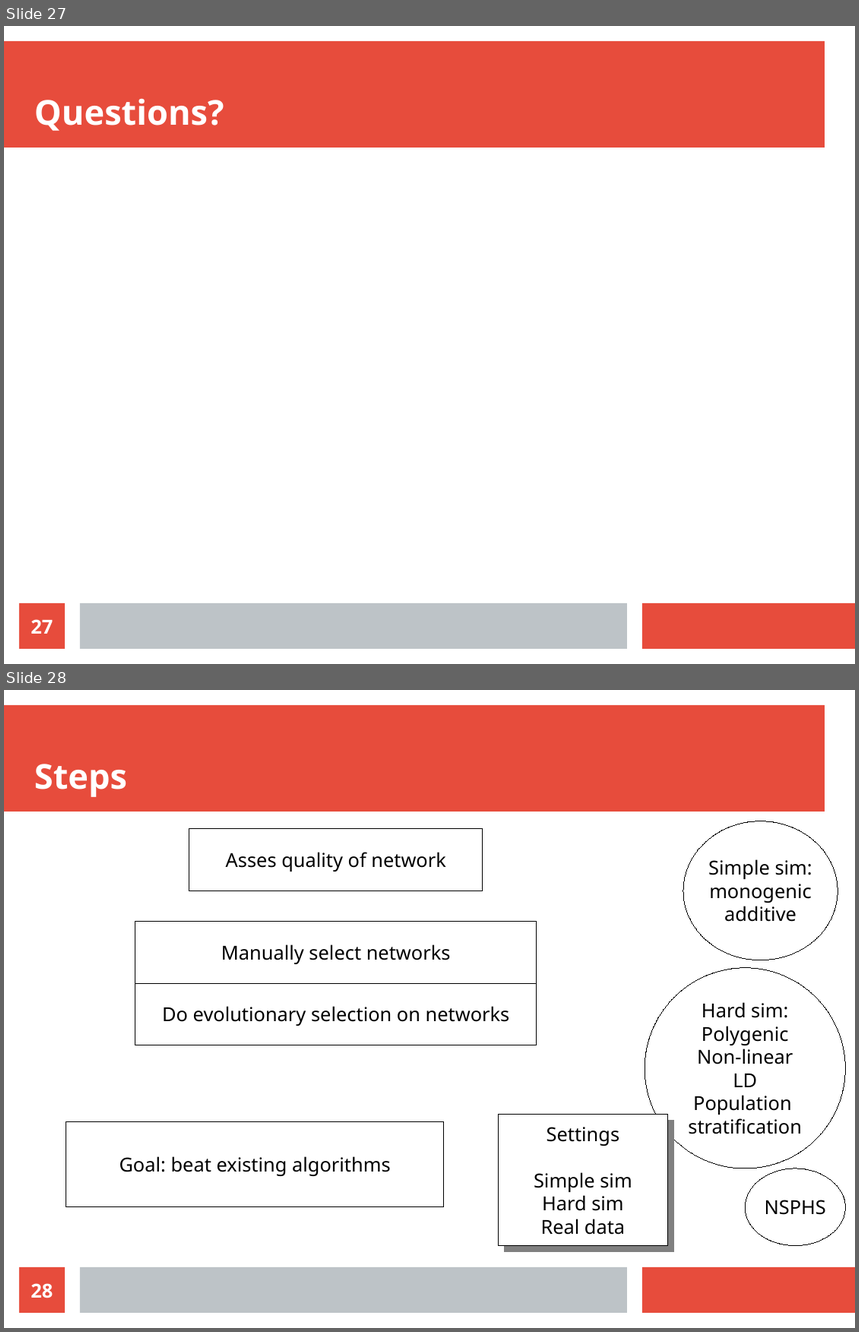
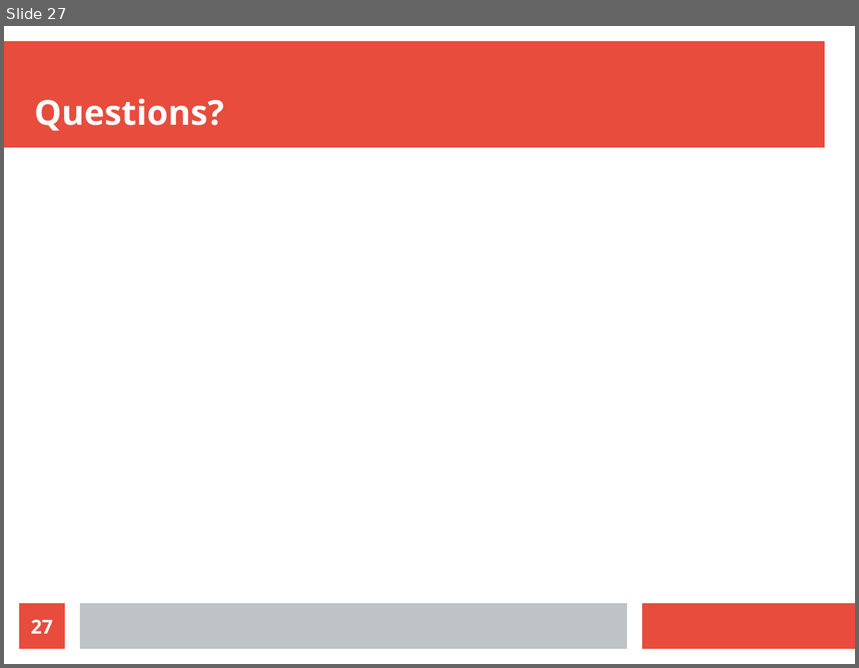
Before and after one commit to richelbilderbeek/science_presentation_20220305, a slide deck: science_presentation_20220305.odp. Shown one above the other, each under a label of ours: slides 27 and 28 before the commit, slide 27 after it. The pictures are 859x1332 and 859x668 pixels, drawn with LibreOffice and Linux fonts; fonts in the diff are those of the drawing. Boxes give left, top, right and bottom in pixels: in the first picture for what was removed or moved away, otherwise in the second. Text is boxed around its words. In the diff, an @@ line names an element or a change of style, - is before the commit and + after.

```diff
--- a/science_presentation_20220305.odp
+++ b/science_presentation_20220305.odp
@@ slide 28 removed at (4, 690, 855, 1328), background #FFFFFF; not listed: 3 template elements that a slide beside it also shows @@
@@ title removed at (34, 764, 127, 797) @@
-Steps
@@ ellipse removed at (683, 821, 838, 961) @@
-Simple sim:
-monogenic
-additive
@@ rectangle removed at (189, 829, 483, 891) @@
-Asses quality of network
@@ rectangle removed at (135, 922, 537, 983) @@
-Manually select networks
@@ rectangle removed at (135, 983, 537, 1046) @@
-Do evolutionary selection on networks
@@ ellipse removed at (645, 968, 846, 1169) @@
-Hard sim:
-Polygenic
-Non-linear
-LD
-Population
-stratification
@@ rectangle removed at (66, 1122, 444, 1208) @@
-Goal: beat existing algorithms
@@ rectangle removed at (498, 1115, 668, 1246) @@
-Settings
-Simple sim
-Hard sim
-Real data
@@ ellipse removed at (746, 1169, 846, 1246) @@
-NSPHS
@@ page number removed at (19, 1268, 65, 1313) @@
-28
```
Also in this commit, not shown: 1 other slide removed.
